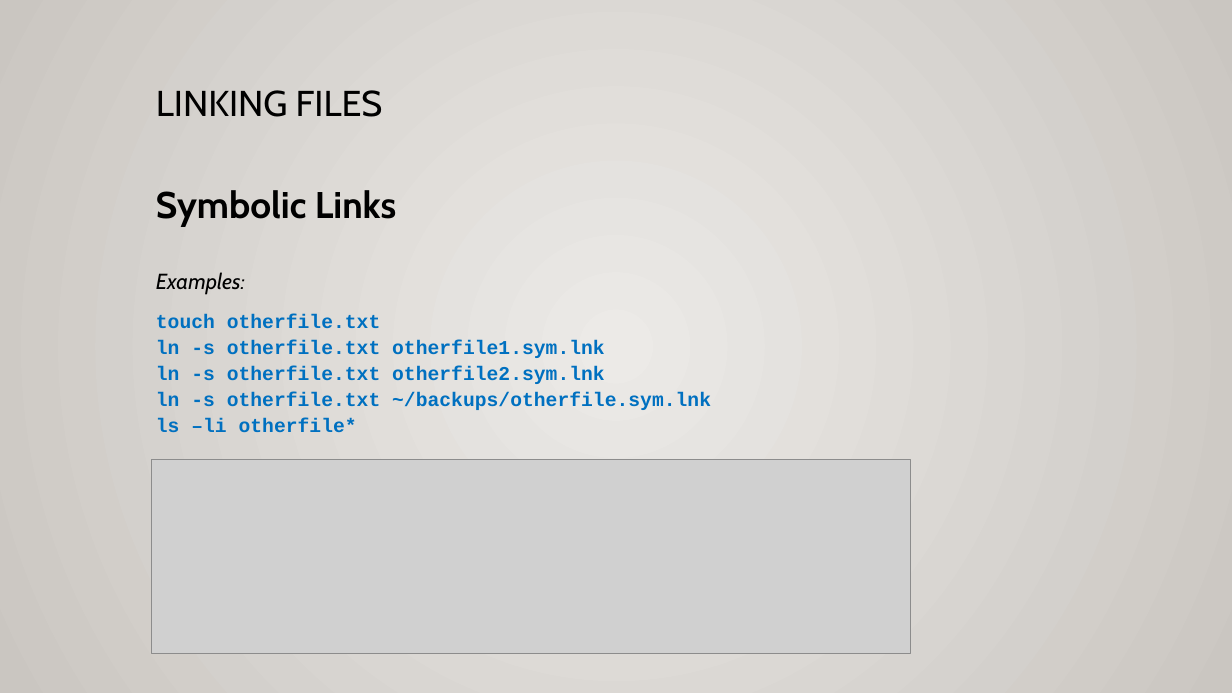
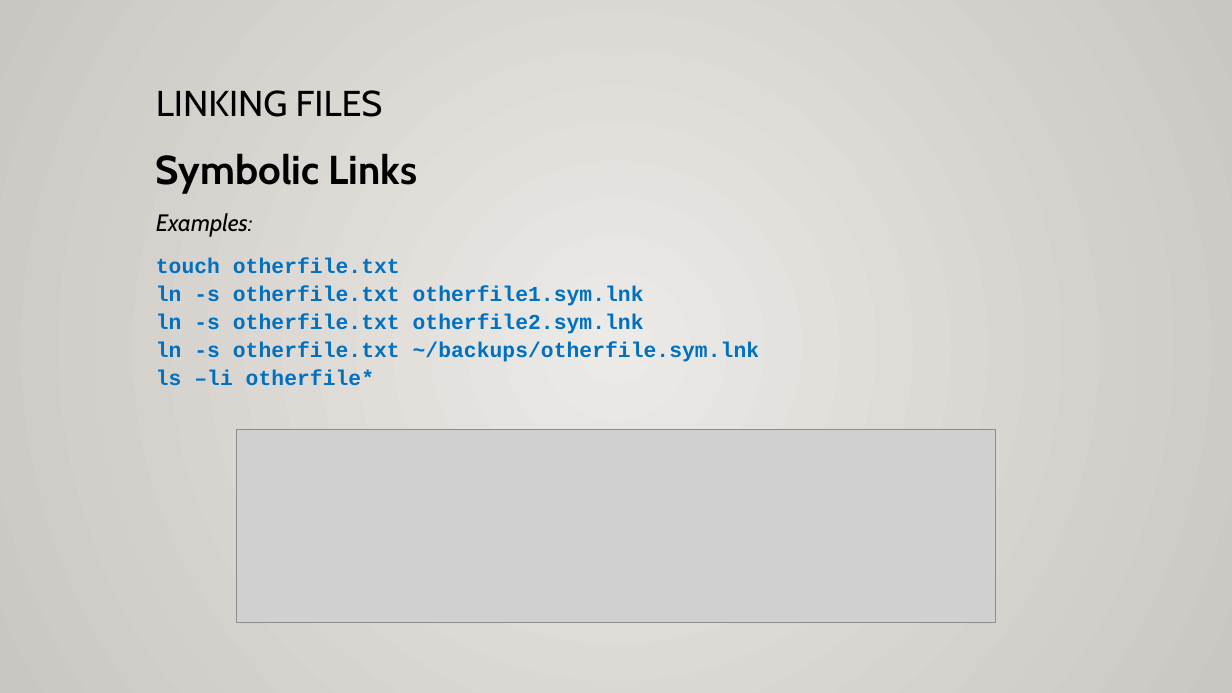
Before and after one commit to ULI101/slides, a slide deck: slide 9 of ULI101-8.1.pptx (slide 8 before the commit). Drawn at 1232x693 pixels with LibreOffice and Linux fonts; fonts in the diff are those of the drawing; grey boxes stand for pictures. Boxes give left, top, right and bottom in pixels: in the first picture for what was removed or moved away, otherwise in the second. Text is boxed around its words. In the diff, an @@ line names an element or a change of style, - is before the commit and + after.

Commit message:
Adds diagram of Hard Links VS Symbolic (slide 8).

```diff
--- a/ULI101-8.1.pptx
+++ b/ULI101-8.1.pptx
@@ text "Symbolic Links": place and size @@
-text "Symbolic Links" at [156, 190, 711, 433]
+text "Symbolic Links" at [156, 153, 760, 386]
@@ text "Symbolic Links" at [156, 153, 760, 386]: size 28.9 to 31.4 pt in "Symbolic Links"; size 17 to 18.5 pt in "Examples:"; size 15.3 to 16.6 pt in "touch otherfile.txt ln -s otherfile.txt otherfile1.sym.lnk l ..." @@
@@ picture: place and size @@
-picture at [152, 459, 910, 653]
+picture at [237, 429, 995, 623]
```
Also in this commit, not shown: 7 other slides changed, 1 slide added.
